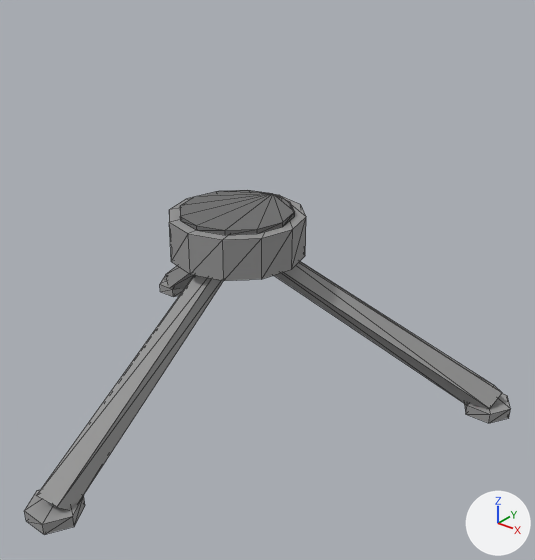
Before and after pictures for a commit that changed the OBJ model Models/ce_mgbase.obj.
Camera for both pictures: a 50 mm camera at (0.991, -1.133, 1.018) aimed at (0.13, -0.057, 0.351). The lights are fixed; the arrows at lower right show +X, +Y and +Z. The picture after the commit comes second. Mesh edges are drawn as thin lines. Where no turn or scale is listed for an object, it has been applied to the vertices.

The first picture shows 'ce_mgbase_hub_rim', 'ce_mgbase_hub_top', 'ce_mgbase_leg0', 'ce_mgbase_leg1', 'ce_mgbase_leg2', 'ce_mgbase_pad0', 'ce_mgbase_pad2' and 1 more.
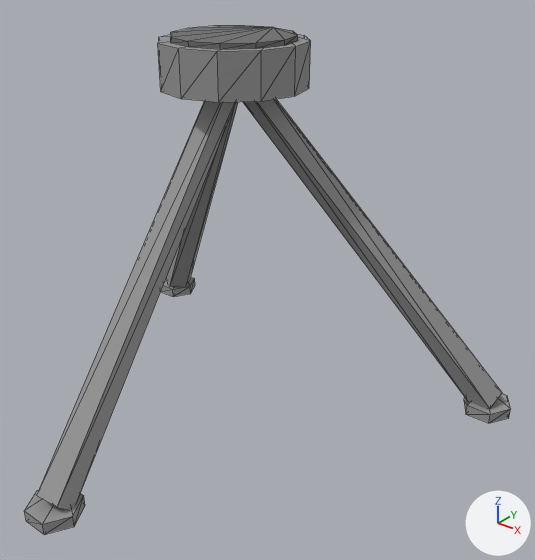
Boxes [x1, y1, x2, y2] around the edits, measured in the pictures (535 x 560 px):
'ce_mgbase_leg2', reshaped (7% wider, 74% taller)
    before: [36, 275, 223, 510]
    after: [36, 101, 236, 510]
'ce_mgbase_leg0', reshaped
    before: [274, 261, 502, 409]
    after: [243, 99, 502, 409]
'ce_mgbase_hub_rim', moved
    before: [169, 194, 306, 281]
    after: [158, 34, 311, 103]
'ce_mgbase_hub_top', moved
    before: [180, 190, 295, 235]
    after: [171, 26, 298, 49]
'ce_mgbase_leg1', reshaped
    before: [166, 266, 194, 289]
    after: [166, 102, 238, 287]

The edits, one by one:
me_ce_mgbase_hub_rim is used by ob_ce_mgbase_hub_rim; location (0.0, 0.0, 0.0).
me_ce_mgbase_hub_rim had 24 vertices, 44 faces and spanned x -0.15..0.15, y -0.15..0.15, z 0.36..0.45.
me_ce_mgbase_hub_rim now has 24 vertices, 44 faces and spans x -0.15..0.15, y -0.15..0.15, z 0.72..0.81.
me_ce_mgbase_hub_rim part 1: the whole mesh is moved by (0.0, 0.0, 0.36).
me_ce_mgbase_hub_top is used by ob_ce_mgbase_hub_top; location (0.0, 0.0, 0.0).
me_ce_mgbase_hub_top had 24 vertices, 44 faces and spanned x -0.125..0.125, y -0.125..0.125, z 0.45..0.46.
me_ce_mgbase_hub_top now has 24 vertices, 44 faces and spans x -0.125..0.125, y -0.125..0.125, z 0.81..0.82.
me_ce_mgbase_hub_top part 2: the whole mesh is moved by (0.0, 0.0, 0.36).
me_ce_mgbase_leg0 is used by ob_ce_mgbase_leg0; location (0.0, 0.0, 0.0).
Before the commit, vertices of me_ce_mgbase_leg0: 0 (-0.001, 0.027, 0.412), 1 (0.022, 0.002, 0.42), 2 (0.015, -0.026, 0.4), 3 (-0.013, -0.018, 0.38), 4 (-0.023, 0.015, 0.387).
me_ce_mgbase_leg0 had 10 vertices, 16 faces and spanned x -0.023..0.53, y -0.026..0.326, z 0.002..0.42.
me_ce_mgbase_leg0 now has 10 vertices, 16 faces and spans x -0.023..0.53, y -0.026..0.326, z 0.002..0.78.
Part 3, on me_ce_mgbase_leg0:
Vertices 0 to 4 of me_ce_mgbase_leg0 move by (0.0, 0.0, 0.36).
me_ce_mgbase_leg1 is used by ob_ce_mgbase_leg1; location (0.0, 0.0, 0.0).
Before the commit, vertices of me_ce_mgbase_leg1: 0 (-0.023, -0.015, 0.412), 1 (-0.013, 0.018, 0.42), 2 (0.015, 0.026, 0.4), 3 (0.022, -0.002, 0.38), 4 (-0.001, -0.027, 0.387).
me_ce_mgbase_leg1 had 10 vertices, 16 faces and spanned x -0.531..0.022, y -0.027..0.325, z 0.002..0.42.
me_ce_mgbase_leg1 now has 10 vertices, 16 faces and spans x -0.531..0.022, y -0.027..0.325, z 0.002..0.78.
Part 4, on me_ce_mgbase_leg1:
Vertices 0 to 4 of me_ce_mgbase_leg1 move by (0.0, 0.0, 0.36).
me_ce_mgbase_leg2 is used by ob_ce_mgbase_leg2; location (0.0, 0.0, 0.0).
Before the commit, vertices of me_ce_mgbase_leg2: 0 (0.024, -0.012, 0.412), 1 (-0.009, -0.02, 0.42), 2 (-0.03, 0.0, 0.4), 3 (-0.009, 0.02, 0.38), 4 (0.024, 0.013, 0.387).
me_ce_mgbase_leg2 had 10 vertices, 16 faces and spanned x -0.04..0.032, y -0.567..0.02, z 0.002..0.42.
me_ce_mgbase_leg2 now has 10 vertices, 16 faces and spans x -0.04..0.032, y -0.567..0.02, z 0.002..0.78.
Part 5, on me_ce_mgbase_leg2:
Vertices 0 to 4 of me_ce_mgbase_leg2 move by (0.0, 0.0, 0.36).
